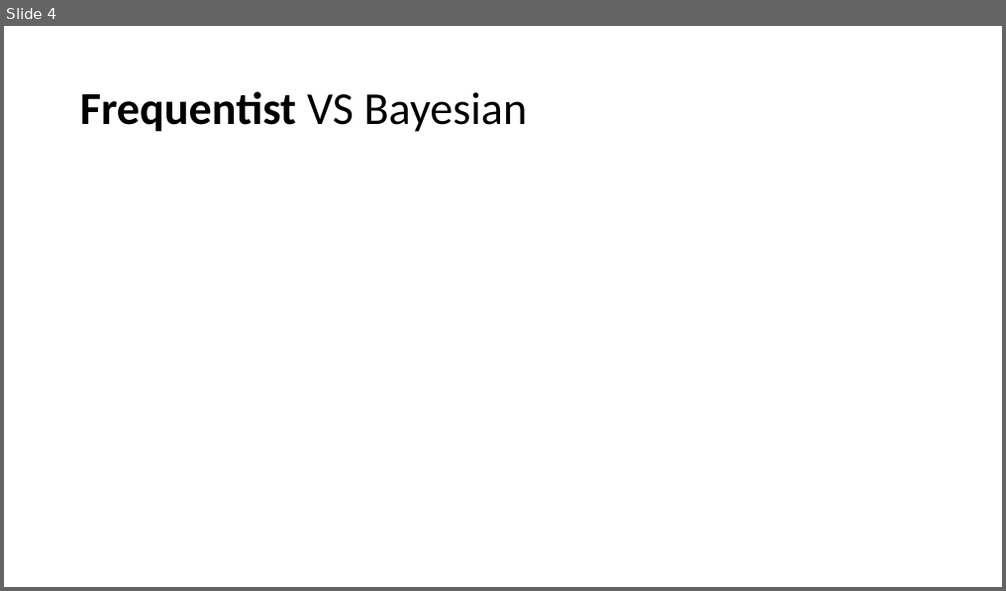
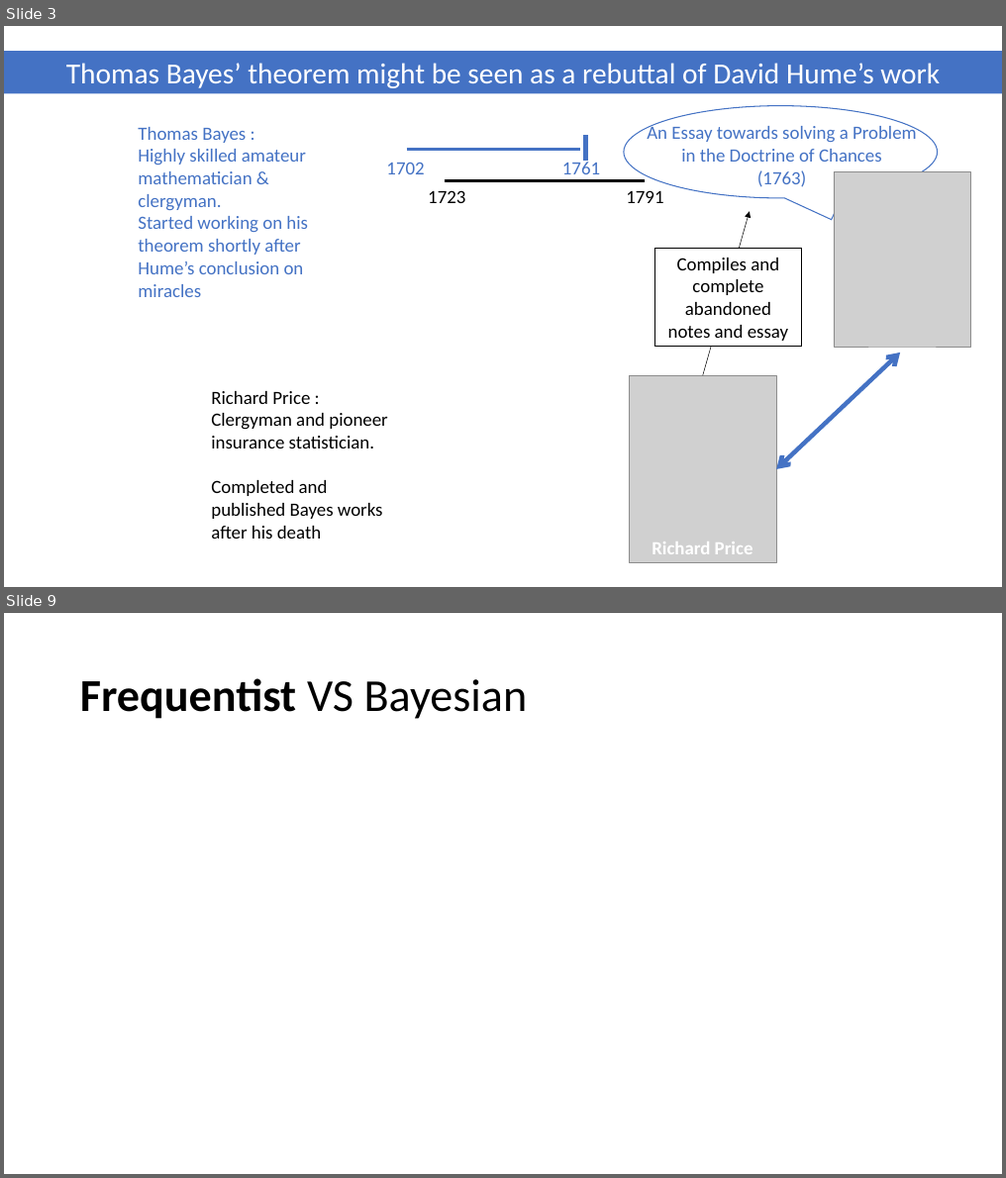
Before and after one commit to geek-lunch/workshops, a slide deck: Intro_to_bayesian/bayesian_stats_with_stan_and_brms.pptx. Shown one above the other, each under a label of ours: slide 4 before the commit, slides 3 and 9 after it; the slides between them are not shown. The pictures are 1006x591 and 1006x1178 pixels, drawn with LibreOffice and Linux fonts; fonts in the diff are those of the drawing; grey boxes stand for pictures. Boxes give left, top, right and bottom in pixels: in the first picture for what was removed or moved away, otherwise in the second. Text is boxed around its words. In the diff, an @@ line names an element or a change of style, - is before the commit and + after.

Commit message:
added details to illustrate Bayes theorem and its philosophy background

```diff
--- a/Intro_to_bayesian/bayesian_stats_with_stan_and_brms.pptx
+++ b/Intro_to_bayesian/bayesian_stats_with_stan_and_brms.pptx
@@ slide 3 added at (4, 26, 1002, 587), background #FFFFFF @@
@@ rectangle added at (4, 51, 1002, 93), fill #4472C4, 28 pt, text #FFFFFF @@
+Thomas Bayes’ theorem might be seen as a rebuttal of David Hume’s work
@@ speech bubble added at (624, 106, 938, 198), outline #4472C4 1 pt @@
@@ text added at (138, 127, 308, 297), 18 pt, text #4472C4 @@
+Thomas Bayes :
+Highly skilled amateur mathematician & clergyman.
+Started working on his theorem shortly after Hume’s conclusion on miracles
@@ rectangle added at (586, 138, 586, 159), outline #4472C4 4.5 pt @@
@@ text added at (647, 124, 917, 187), 18 pt, text #4472C4 @@
+An Essay towards solving a Problem in the Doctrine of Chances
+(1763)
@@ text added at (386, 162, 424, 174), 18 pt, text #4472C4 @@
+1702
@@ line added from (407, 149) to (580, 149), #4472C4 3 pt @@
@@ text added at (562, 160, 600, 180), 18 pt, text #4472C4 @@
+1761
@@ picture added at (834, 172, 970, 347) @@
@@ text added at (428, 190, 465, 203), 18 pt, text #000000 @@
+1723
@@ line added from (445, 181) to (645, 181), #000000 3 pt @@
@@ text added at (626, 190, 663, 203), 18 pt, text #000000 @@
+1791
@@ arrow added from (703, 375) to (749, 212), #000000 0.5 pt @@
@@ rectangle added at (654, 249, 802, 347), fill #FFFFFF, outline #000000 1 pt, 18 pt, text #000000 @@
+Compiles and complete abandoned notes and essay
@@ text added at (845, 347, 954, 350), 18 pt, text #FFFFFF, bold @@
+Thomas Bayes
@@ picture added at (629, 375, 776, 564) @@
@@ double arrow added from (900, 353) to (776, 470), #4472C4 4.25 pt @@
@@ text added at (211, 391, 387, 539), 18 pt, text #000000 @@
+Richard Price : Clergyman and pioneer insurance statistician.
+Completed and published Bayes works after his death
@@ text added at (651, 542, 753, 555), 18 pt, text #FFFFFF, bold @@
+Richard Price
@@ what was slide 4 is now slide 9 @@
```
Also in this commit, not shown: 2 slides changed, 5 other slides added, 1 slide removed.
